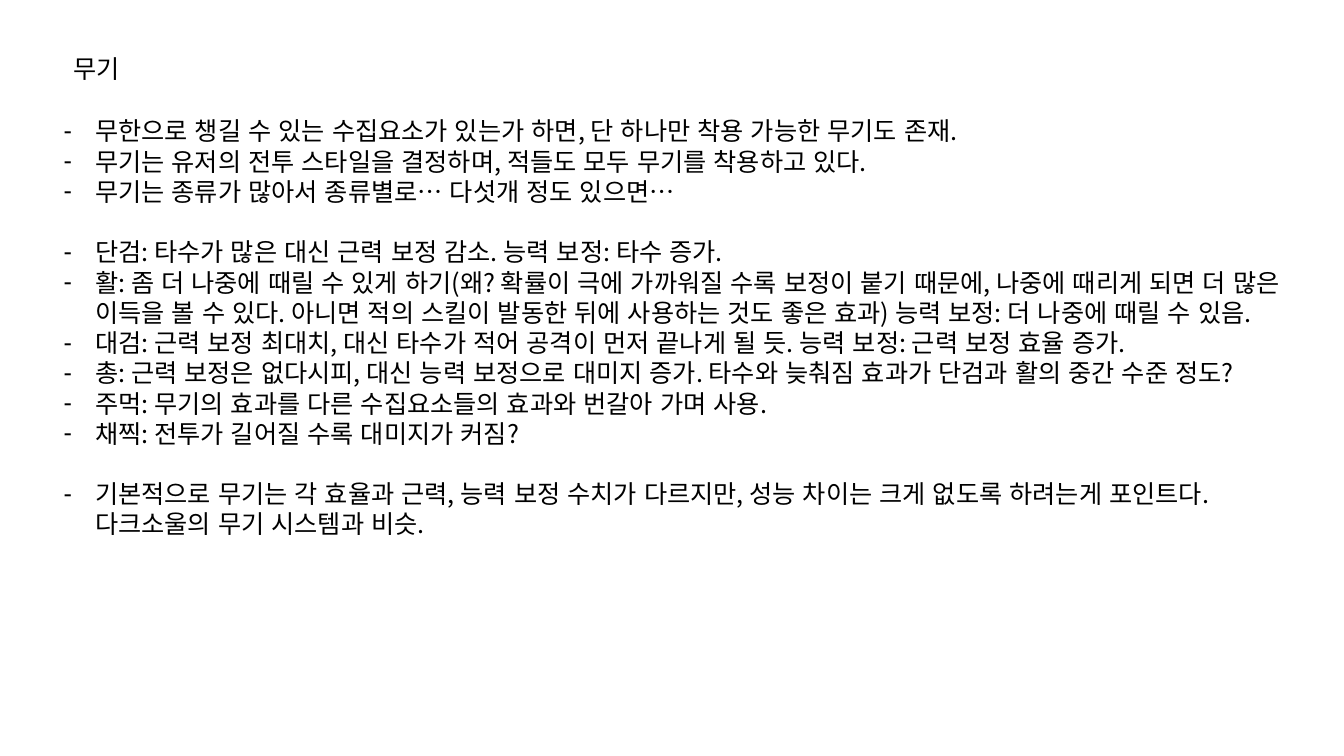
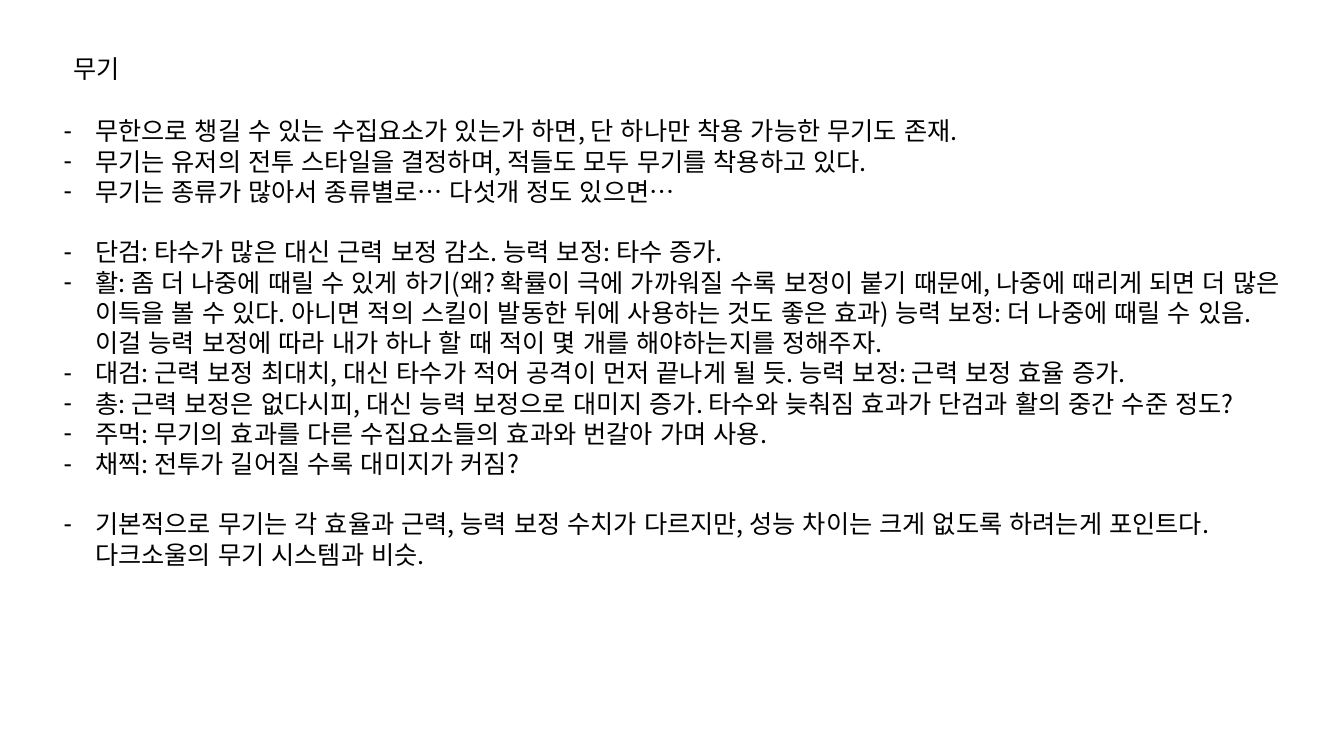
Before and after one commit to IdfKLeh/capstone, a slide deck: slide 6 of 수집요소.pptx. Drawn at 1344x756 pixels with LibreOffice and Linux fonts; fonts in the diff are those of the drawing. Boxes give left, top, right and bottom in pixels: in the first picture for what was removed or moved away, otherwise in the second. Text is boxed around its words. In the diff, an @@ line names an element or a change of style, - is before the commit and + after.

```diff
--- a/수집요소.pptx
+++ b/수집요소.pptx
@@ text at (95, 271, 1279, 354): text changed @@
-– 활: 좀 더 나중에 때릴 수 있게 하기(왜? 확률이 극에 가까워질 수록 보정이 붙기 때문에, 나중에 때리게 되면 더 많은 이득을 볼 수 있다. 아니면 적의 스킬이 발동한 뒤에 사용하는 것도 좋은 효과) 능력 보정: 더 나중에 때릴 수 있음.
+– 활: 좀 더 나중에 때릴 수 있게 하기(왜? 확률이 극에 가까워질 수록 보정이 붙기 때문에, 나중에 때리게 되면 더 많은 이득을 볼 수 있다. 아니면 적의 스킬이 발동한 뒤에 사용하는 것도 좋은 효과) 능력 보정: 더 나중에 때릴 수 있음. 이걸 능력 보정에 따라 내가 하나 할 때 적이 몇 개를 해야하는지를 정해주자.
```
Also in this commit, not shown: 2 other files.
